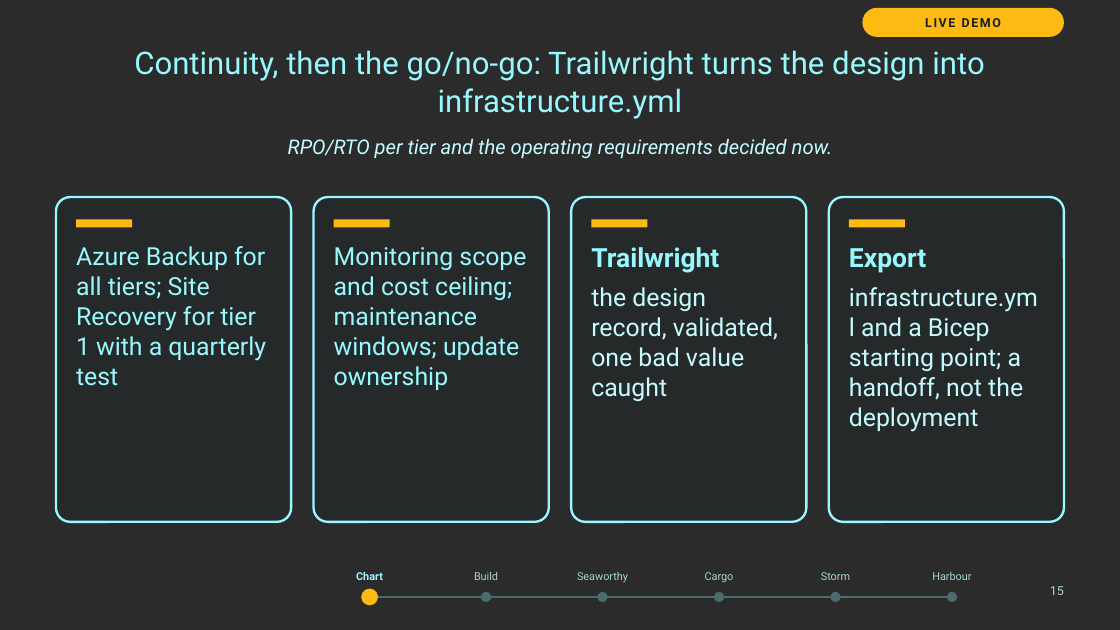
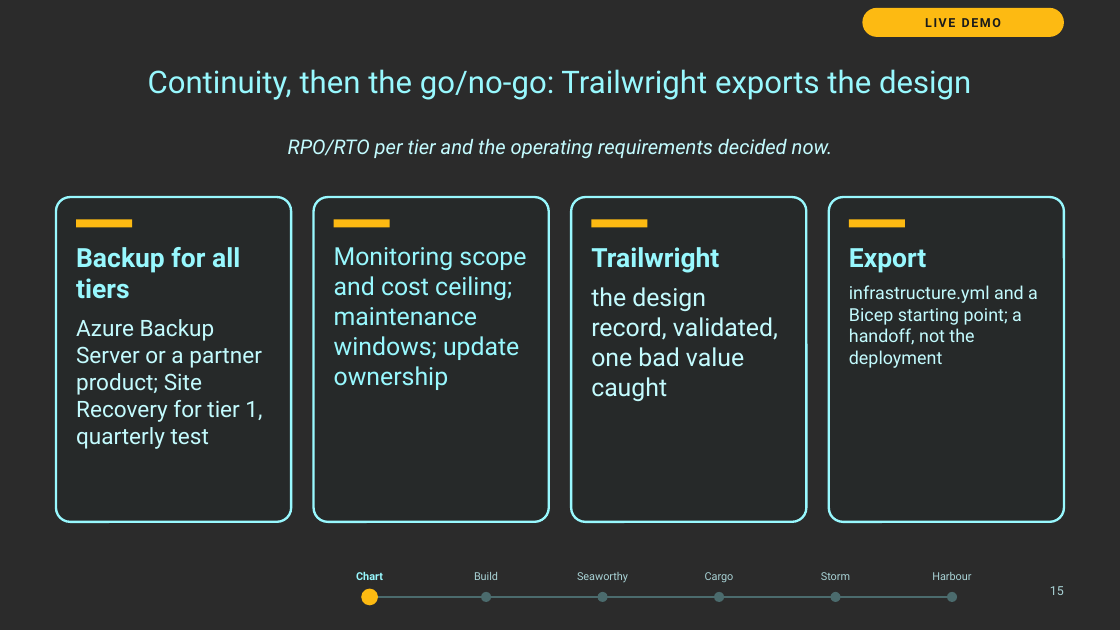
Before and after one commit to thisismydemo/nic2026_azl, a slide deck: slide 15 of presentation/Azure_Local_Discovery_to_Day2_NIC2026.pptx. Drawn at 1120x630 pixels with LibreOffice and Linux fonts; fonts in the diff are those of the drawing; background and template pictures are left out; a plain dark background stands for a picture behind light text. Boxes give left, top, right and bottom in pixels: in the first picture for what was removed or moved away, otherwise in the second. Text is boxed around its words. In the diff, an @@ line names an element or a change of style, - is before the commit and + after.

```diff
--- a/presentation/Azure_Local_Discovery_to_Day2_NIC2026.pptx
+++ b/presentation/Azure_Local_Discovery_to_Day2_NIC2026.pptx
@@ title at [148,69,971,100]: text changed @@
-Continuity, then the go/no-go: Trailwright turns the design into infrastructure.yml
+Continuity, then the go/no-go: Trailwright exports the design
@@ text at [76,247,262,449]: text changed; size 16 to 14.5 pt; text colour #98F8FE to #C3FBFE @@
-Azure Backup for all tiers; Site Recovery for tier 1 with a quarterly test
+Backup for all tiers
+Azure Backup Server or a partner product; Site Recovery for tier 1, quarterly test
@@ text at [849,285,1038,368]: size 16 to 11.5 pt @@
```
Also in this commit, not shown: 22 other slides changed, 1 slide added, 29 other files.
